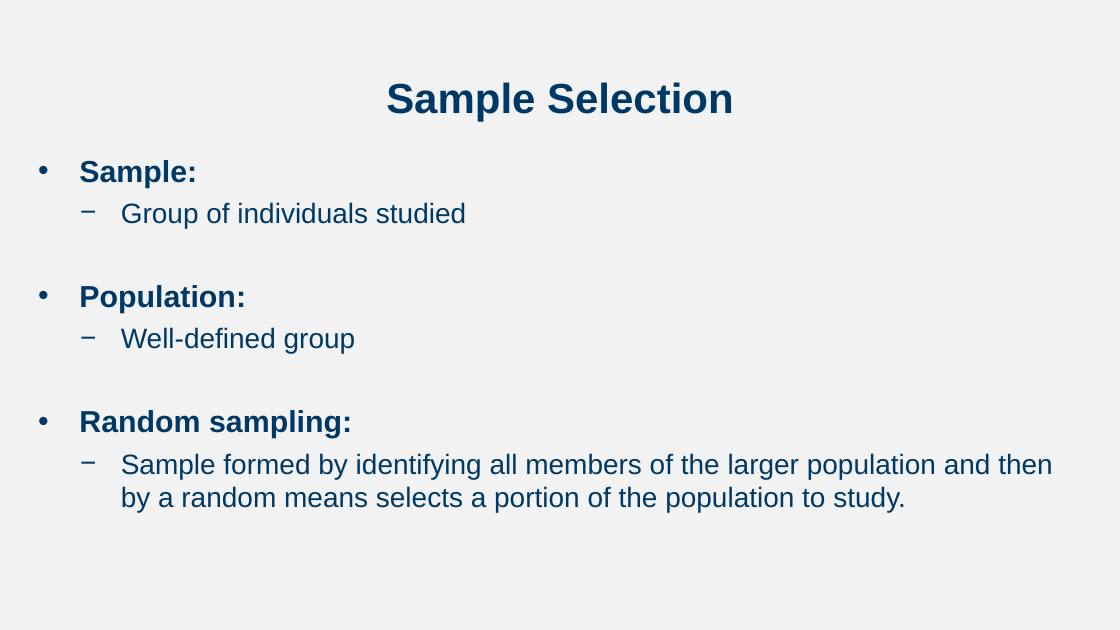
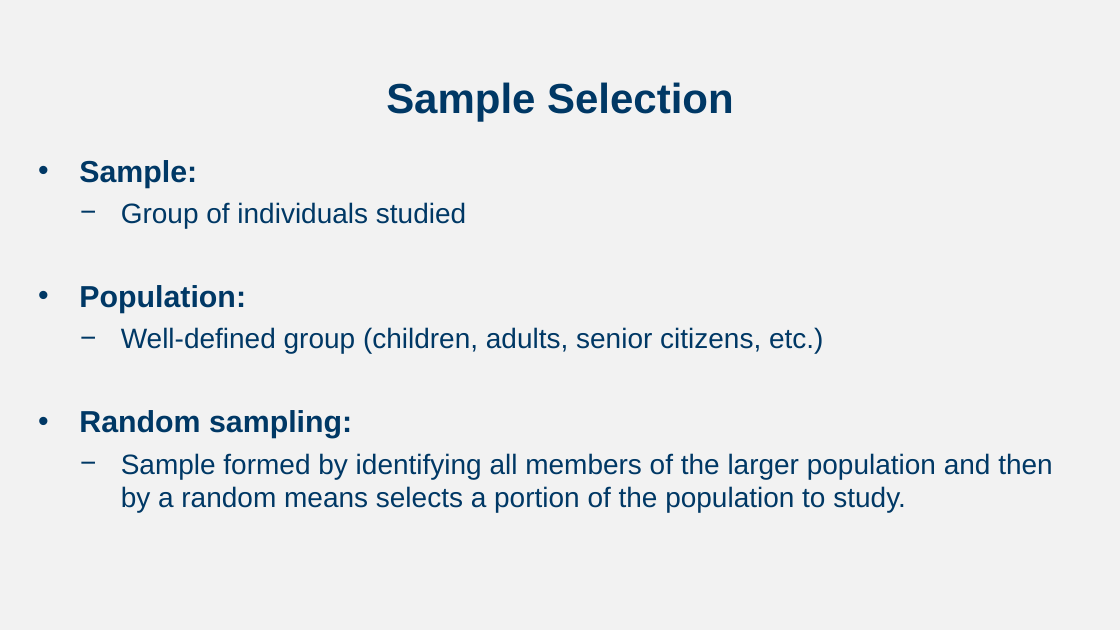
Before and after one commit to npm27/Teaching-Materials, a slide deck: slide 17 of Developmental Fall 23/Slides/Chapter 1.pptx. Drawn at 1120x630 pixels with LibreOffice and Linux fonts; fonts in the diff are those of the drawing. Boxes give left, top, right and bottom in pixels: in the first picture for what was removed or moved away, otherwise in the second. Text is boxed around its words. In the diff, an @@ line names an element or a change of style, - is before the commit and + after.

```diff
--- a/Developmental Fall 23/Slides/Chapter 1.pptx
+++ b/Developmental Fall 23/Slides/Chapter 1.pptx
@@ text at box(121, 327, 823, 353): text changed @@
-  − Well-defined group
+  − Well-defined group (children, adults, senior citizens, etc.)
```
Also in this commit, not shown: 6 other slides changed.
